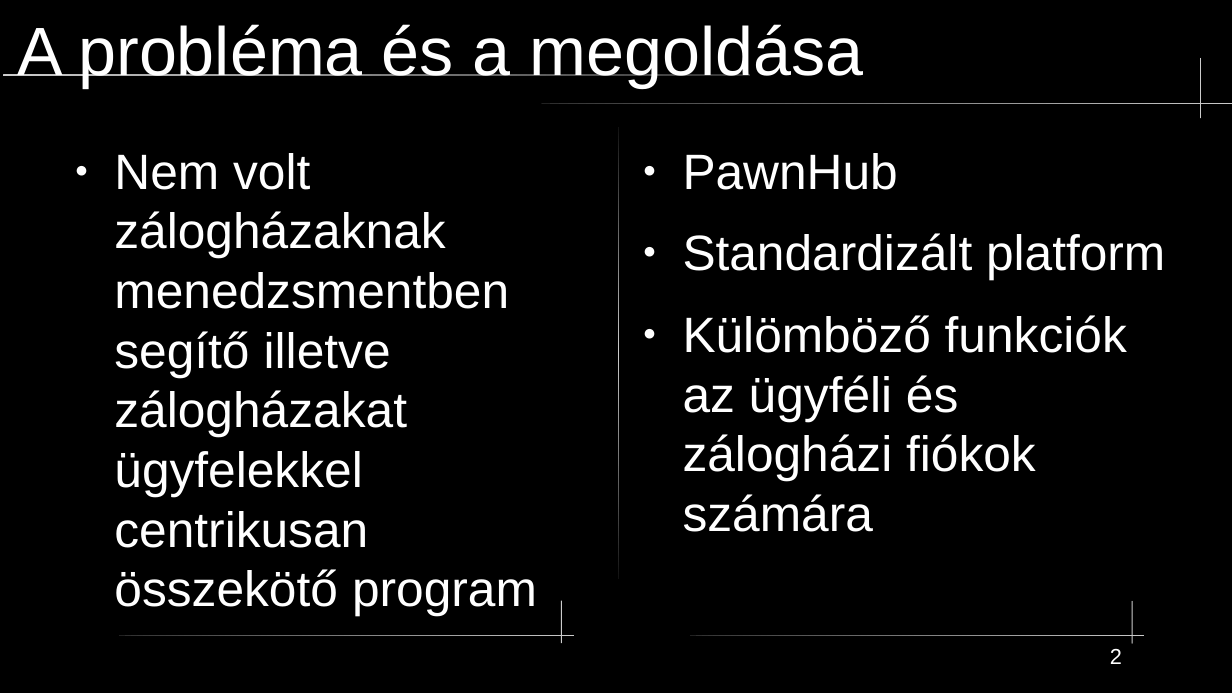
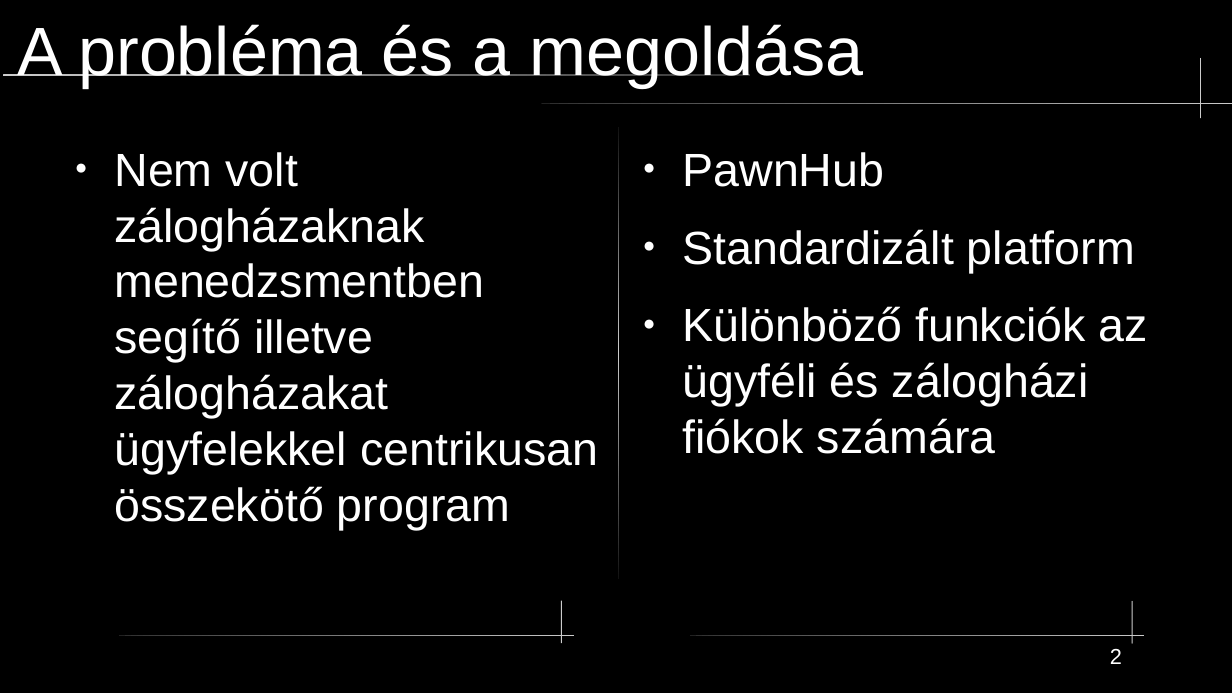
Before and after one commit to mikobalint-szbi/PawnHub, a slide deck: slide 2 of [Developer]/PPT/technikai prezentáció.odp. Drawn at 1232x693 pixels with LibreOffice and Linux fonts; fonts in the diff are those of the drawing. Boxes give left, top, right and bottom in pixels: in the first picture for what was removed or moved away, otherwise in the second. Text is boxed around its words. In the diff, an @@ line names an element or a change of style, - is before the commit and + after.

```diff
--- a/[Developer]/PPT/technikai prezentáció.odp
+++ b/[Developer]/PPT/technikai prezentáció.odp
@@ text "Nem volt zálogházaknak menedzsmentben segítő ..." at <box>114,152,598,530</box>: size 32 to 30 pt @@
@@ text at <box>683,152,1135,273</box>: size 32 to 30 pt in "PawnHub", "Standardizált platform" @@
@@ text at <box>683,306,1148,454</box>: text changed; size 32 to 30 pt @@
-● Külömböző funkciók az ügyféli és zálogházi fiókok számára
+● Különböző funkciók az ügyféli és zálogházi fiókok számára
```
Also in this commit, not shown: 5 other slides changed, 11 slides added, 2 slides removed.
